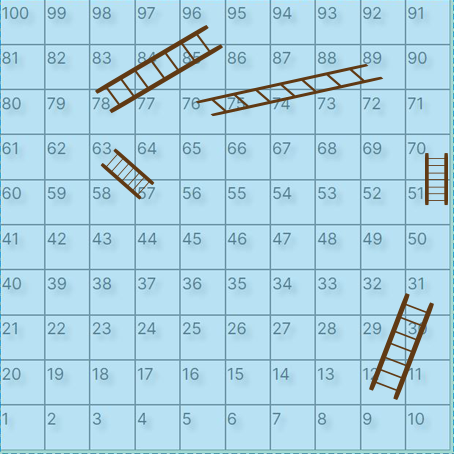
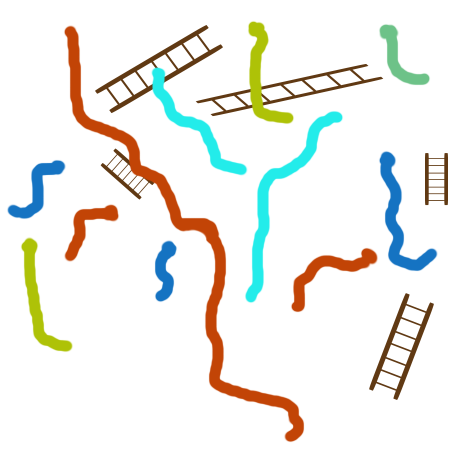
Layers edited between the first and the second 454 × 454 image:
added layer "snakes" above "ladders" over box(6, 20, 439, 443)
painted on "ladders" over box(138, 81, 434, 326)
hid "Layer 1" over box(0, 0, 454, 454)
